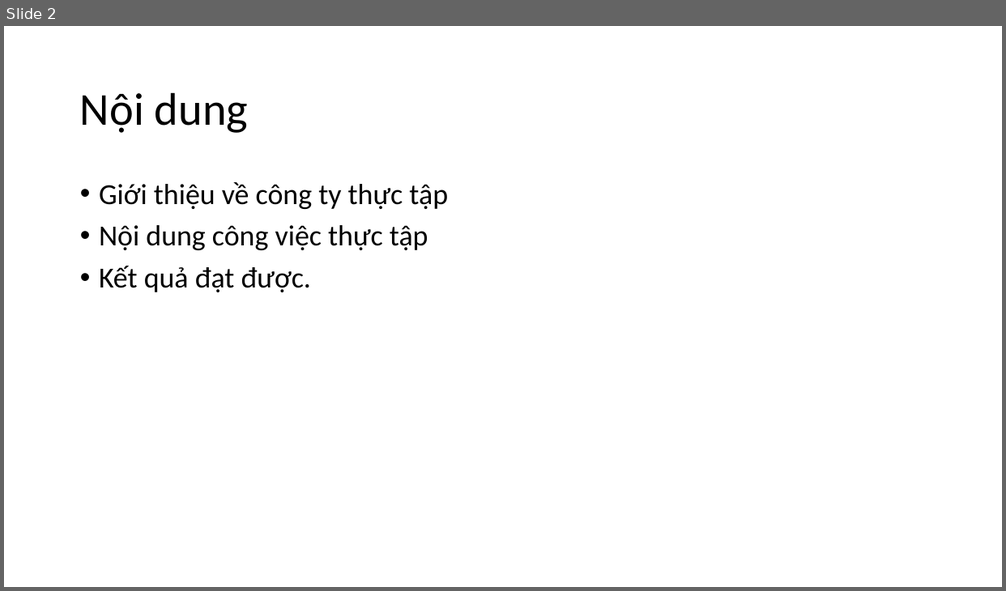
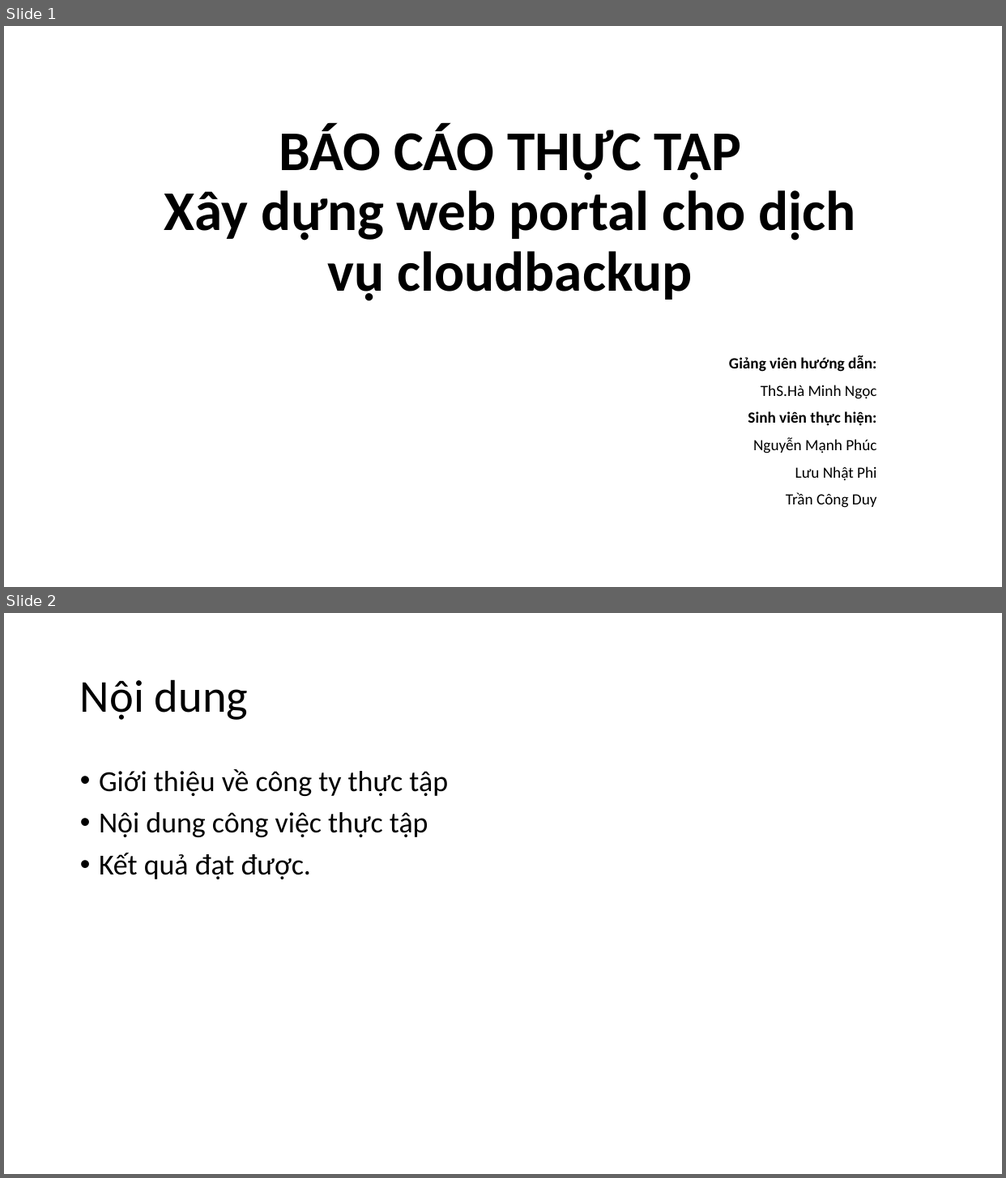
Before and after one commit to nguyenmanhphuc/DoAnA, a slide deck: BÁO CÁO THỰC TẬP.pptx. Shown one above the other, each under a label of ours: slide 2 before the commit, slides 1 and 2 after it. The pictures are 1006x591 and 1006x1178 pixels, drawn with LibreOffice and Linux fonts; fonts in the diff are those of the drawing. Boxes give left, top, right and bottom in pixels: in the first picture for what was removed or moved away, otherwise in the second. Text is boxed around its words. In the diff, an @@ line names an element or a change of style, - is before the commit and + after.

```diff
--- a/BÁO CÁO THỰC TẬP.pptx
+++ b/BÁO CÁO THỰC TẬP.pptx
@@ slide 1 added at (4, 26, 1002, 587), background #FFFFFF @@
@@ title added at (164, 123, 856, 301), 54 pt, text #000000, bold @@
+BÁO CÁO THỰC TẬP
+Xây dựng web portal cho dịch vụ cloudbackup
@@ subtitle added at (729, 356, 877, 508), 15 pt, text #000000 @@
+Giảng viên hướng dẫn:
+ThS.Hà Minh Ngọc
+Sinh viên thực hiện:
+Nguyễn Mạnh Phúc
+Lưu Nhật Phi
+Trần Công Duy
```
Also in this commit, not shown: 3 slides changed, 1 other slide added, 1 slide removed.
